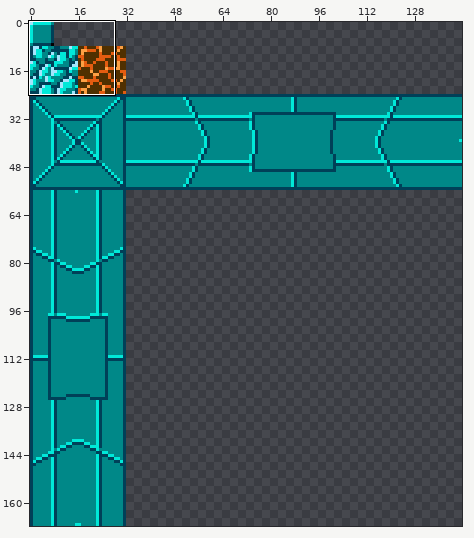
File history of a sprite sheet, Done in the Fungeon/Assets/Tiles/Tileset.png. Above: a wide view before the commit, with the close-up outlined.
Close-up. Earlier state:
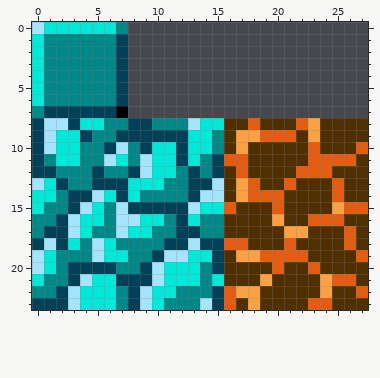
The file is 144x168 pixels. Shown: x 0..27, y 0..23.
After:
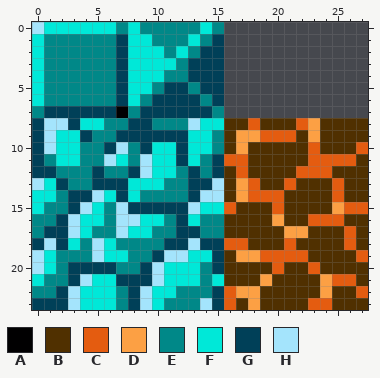
Palette (. is transparent): A #010001  B #503000  C #e45c10  D #fca044  E #008888  F #00e8d8  G #004058  H #a4e4fc
The edit:
Colour E is added in row 0 at x 9 to 13 and 15; in row 1 at x 10 to 12 and 14; in row 2 at x 11 and 13; in row 3 at x 12; in row 4 at x 11 to 12; in row 5 at x 10 and 13.
Colour E is added in row 6 at x 9 and 14; in row 7 at x 8 and 15.
Colour F is added in row 0 at x 8 and 14; in row 1 at x 8 to 9 and 13; in row 2 at x 8 to 10 and 12; in row 3 at x 8 to 11; in row 4 at x 8 to 10; in row 5 at x 8 to 9.
Colour F is added in row 6 at x 8.
Colour G is added in row 1 at x 15; in row 2 at x 14 to 15; in rows 3 to 4 at x 13 to 15; in row 5 at x 11 to 12 and 14 to 15; in row 6 at x 10 to 13 and 15; in row 7 at x 9 to 14.
Changed places in both close-ups, as pixel boxes (x1, y1, x2, y2):
added: (128, 22, 224, 118)
